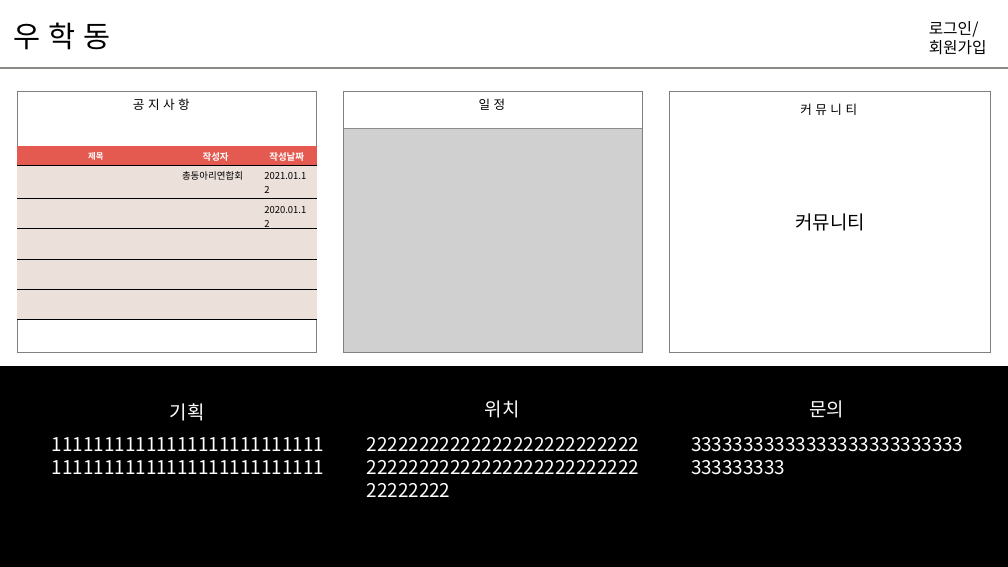
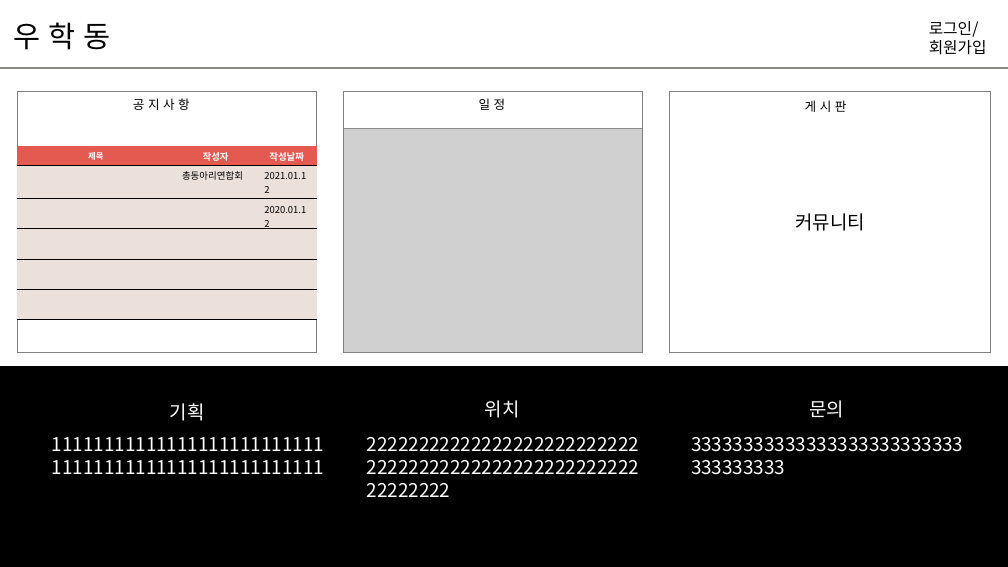
Before and after one commit to hyunniesss/ToyProject, a slide deck: slide 3 of document/와이어프레임/우학동_와이어프레임.pptx. Drawn at 1008x567 pixels with LibreOffice and Linux fonts; fonts in the diff are those of the drawing; grey boxes stand for pictures. Boxes give left, top, right and bottom in pixels: in the first picture for what was removed or moved away, otherwise in the second. Text is boxed around its words. In the diff, an @@ line names an element or a change of style, - is before the commit and + after.

```diff
--- a/document/와이어프레임/우학동_와이어프레임.pptx
+++ b/document/와이어프레임/우학동_와이어프레임.pptx
@@ text at (x1=805, y1=100, x2=847, y2=112): text changed @@
-커 뮤 니 티
+게 시 판
```
Also in this commit, not shown: 4 other slides changed, 1 slide added, 2 other files.
